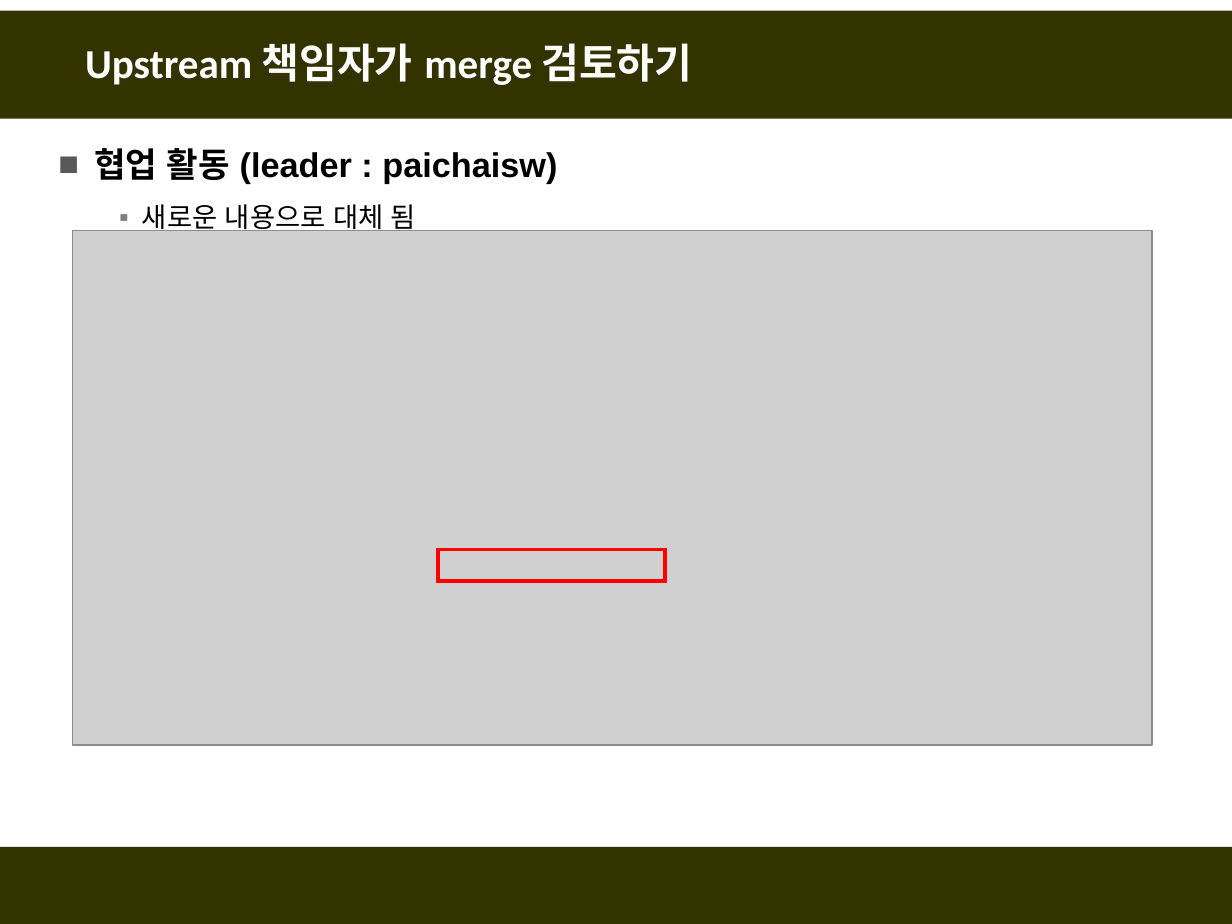
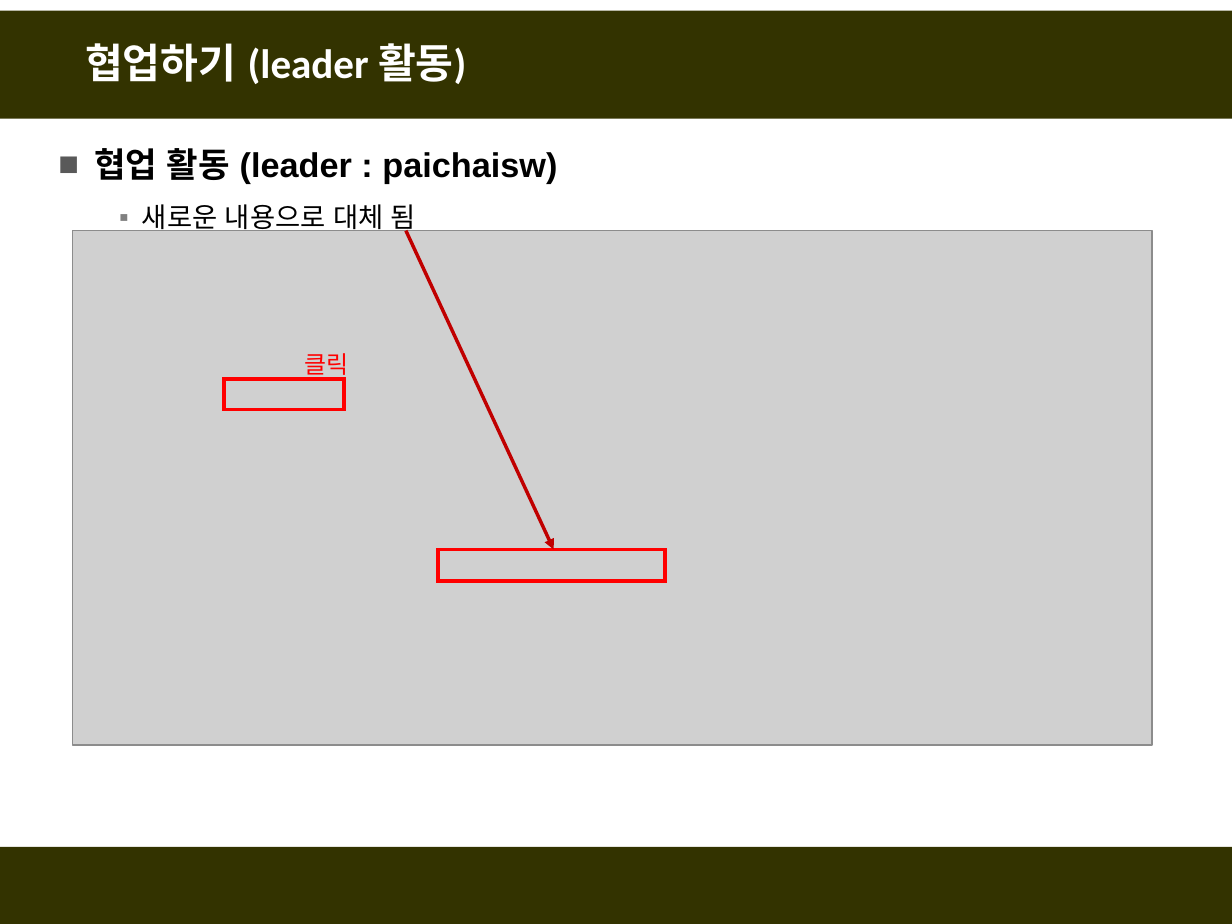
Before and after one commit to fasthill/github-lecture, a slide deck: slide 66 of git및github첫걸음4-협업하기.pptx. Drawn at 1232x924 pixels with LibreOffice and Linux fonts; fonts in the diff are those of the drawing; grey boxes stand for pictures. Boxes give left, top, right and bottom in pixels: in the first picture for what was removed or moved away, otherwise in the second. Text is boxed around its words. In the diff, an @@ line names an element or a change of style, - is before the commit and + after.

```diff
--- a/git및github첫걸음4-협업하기.pptx
+++ b/git및github첫걸음4-협업하기.pptx
@@ title at (x1=85, y1=43, x2=466, y2=84): text changed @@
-Upstream 책임자가 merge 검토하기
+협업하기 (leader 활동)
@@ arrow added from (405, 230) to (553, 549), #C00000 2 pt @@
@@ text added at (x1=305, y1=353, x2=349, y2=380), 14 pt, text #FF0000 @@
+클릭
@@ rectangle added at (x1=224, y1=379, x2=345, y2=410), outline #FF0000 2.25 pt @@
```
Also in this commit, not shown: 9 other slides changed, 5 slides added, 35 slides removed.
